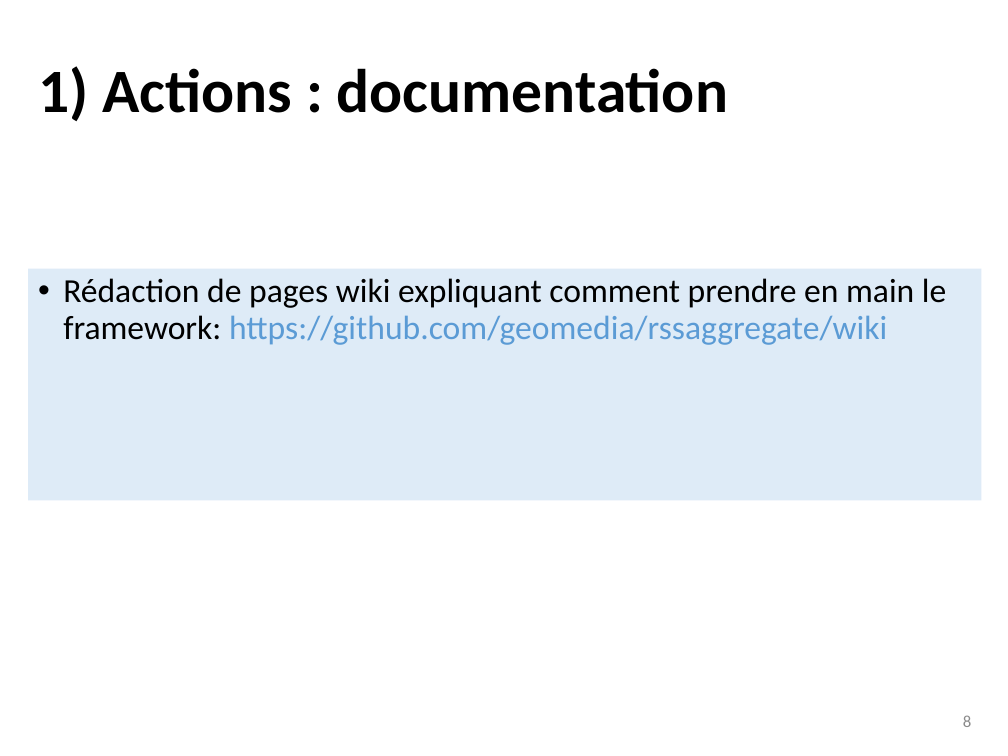
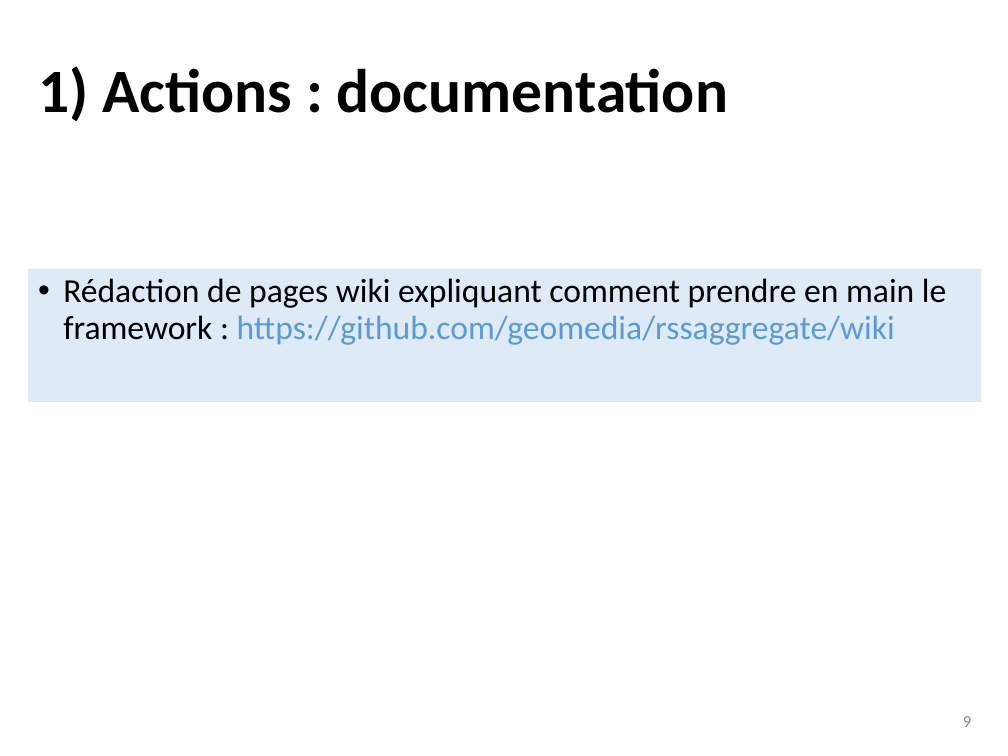
Before and after one commit to dosi-slides/2015_10_geomedia, a slide deck: slide 9 of slides.pptx (slide 8 before the commit). Drawn at 1008x756 pixels with LibreOffice and Linux fonts; fonts in the diff are those of the drawing. Boxes give left, top, right and bottom in pixels: in the first picture for what was removed or moved away, otherwise in the second. Text is boxed around its words. In the diff, an @@ line names an element or a change of style, - is before the commit and + after.

```diff
--- a/slides.pptx
+++ b/slides.pptx
@@ text "Rédaction de pages wiki expliquant ..." resized from (x1=28, y1=269, x2=982, y2=501) to (x1=28, y1=269, x2=982, y2=402) @@
@@ text at (x1=63, y1=278, x2=946, y2=345): spaces changed @@
-• Rédaction de pages wiki expliquant comment prendre en main le framework: https://github.com/geomedia/rssaggregate/wiki
+• Rédaction de pages wiki expliquant comment prendre en main le framework : https://github.com/geomedia/rssaggregate/wiki
@@ page number at (x1=963, y1=716, x2=971, y2=727): text changed @@
-8
+9
```
Also in this commit, not shown: 3 other slides changed, 7 slides added.
